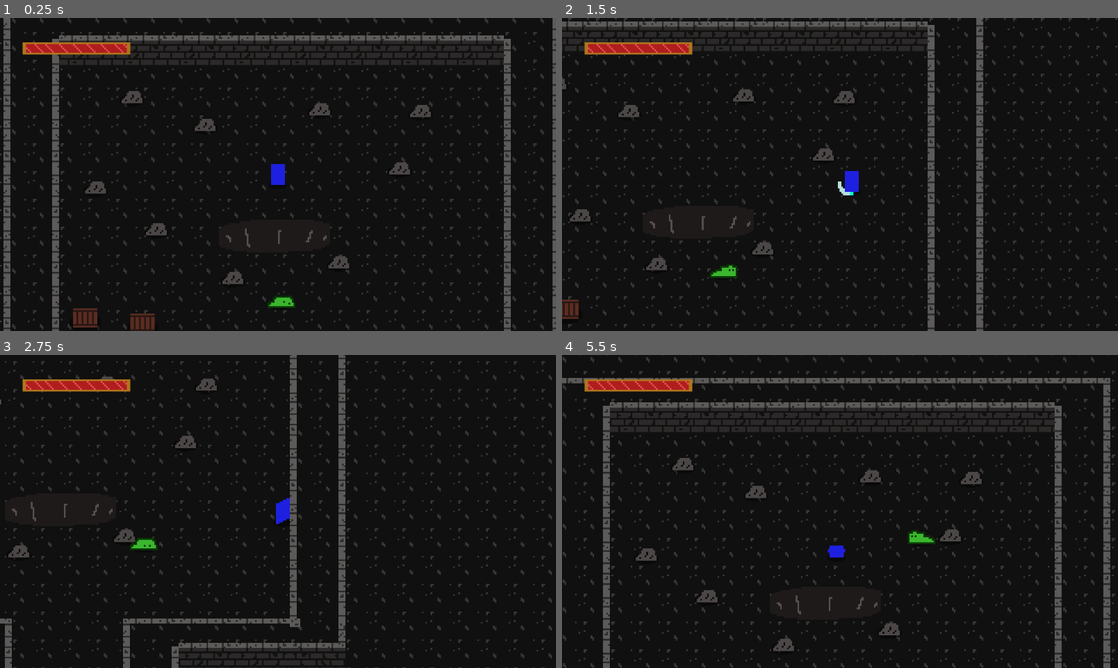
Above: before the commit, frames 1-4 (two rows, left to right).
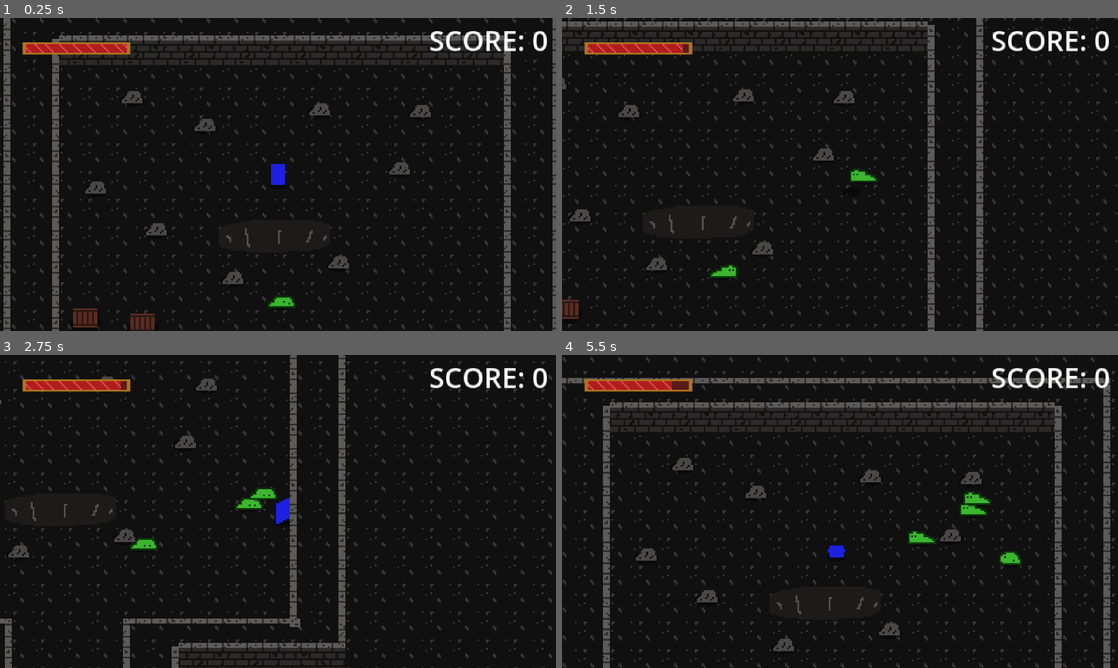
Above: after the commit, the same moments.

Repository: mlzeimer-snowball/Dungeon-Delver
Game: Godot game, scene res://world.tscn
Two runs of this game, one before a commit and one after it. Both use one fixed random seed, a clock stepped at 60 frames per second and the inputs below.
Inputs:
- Up to frame 1 (0.25 s): no input
- Up to frame 2 (1.5 s): hold D (move_right) 0.53-1.28 s; tap Space (roll) at 0.6 s; hold S (move_down) from 1.28 s (still down); tap Shift (attack) at 1.35 s
- Up to frame 3 (2.75 s): tap Space (roll) at 1.55, 2.1 s; release S (move_down) at 2.03 s; hold D (move_right) from 2.03 s (still down)
- Up to frame 4 (5.5 s): release D (move_right) at 2.78 s; hold W (move_up) 2.78-3.53 s; tap Space (roll) at 2.85, 3.8, 4.35, 5.1 s; hold A (move_left) 3.53-5.03 s; tap Shift (attack) at 3.6 s; hold S (move_down) from 5.03 s (still down)

The runs differ from the first frame. In frame 1, 0.6% of the frame differs, in the area x 77-99%, y 4-11%; in frame 2, 1.0%; in frame 3, 1.0%; in frame 4, 1.2%, in the area x 19-99%, y 4-68%.

Commit message:
Adding Score, Player Respawn, Monster Spawner

Diff:
--- /dev/null
+++ b/enemies/enemy_spawner.gd
@@ -0,0 +1,9 @@
+extends Node2D
+
+@export var enemy_prefab: PackedScene
+@onready var timer: Timer = $Timer
+
+func _on_timer_timeout() -> void:
+	var enemy = enemy_prefab.instantiate()
+	add_child(enemy)
+	timer.wait_time = randf_range(1,5)
--- /dev/null
+++ b/enemies/enemy_spawner.tscn
@@ -0,0 +1,11 @@
+[gd_scene format=3 uid="uid://y8i66d1steai"]
+
+[ext_resource type="Script" uid="uid://bks8564uy8nci" path="res://enemies/enemy_spawner.gd" id="1_mjbfh"]
+
+[node name="enemy_spawner" type="Node2D" unique_id=780593553]
+script = ExtResource("1_mjbfh")
+
+[node name="Timer" type="Timer" parent="." unique_id=1288910897]
+autostart = true
+
+[connection signal="timeout" from="Timer" to="." method="_on_timer_timeout"]
--- a/enemies/slime_enemy.gd
+++ b/enemies/slime_enemy.gd
@@ -5,6 +5,7 @@
 
 const SPEED = 30
 const FRICTION = 500
+const XP = 1
 
 @export var min_range: = 4
 @export var max_range: = 128
@@ -22,6 +23,8 @@
 @onready var marker_2d: Marker2D = $Marker2D
 
 @export var player: Player
+
+signal enemy_death()
 
 func _ready() -> void:
 	stats = stats.duplicate()
@@ -50,6 +53,7 @@
 	var death_effect = DEATH_EFFECT.instantiate()
 	get_tree().current_scene.add_child(death_effect)
 	death_effect.global_position = center.global_position
+	enemy_death.emit()
 	queue_free()
 
 func take_hit(other_hitbox: Hitbox) -> void:
--- a/enemies/slime_enemy.tscn
+++ b/enemies/slime_enemy.tscn
@@ -161,7 +161,7 @@
 [sub_resource type="RectangleShape2D" id="RectangleShape2D_2l27d"]
 size = Vector2(13, 8)
 
-[node name="SlimeEnemy" type="CharacterBody2D" unique_id=1700317196]
+[node name="SlimeEnemy" type="CharacterBody2D" unique_id=1700317196 groups=["enemy"]]
 collision_layer = 4
 collision_mask = 5
 motion_mode = 1
--- a/player/player.gd
+++ b/player/player.gd
@@ -16,6 +16,7 @@
 @onready var hurt_audio_stream_player: AudioStreamPlayer2D = $HurtAudioStreamPlayer
 
 signal health_changed(new_health)
+signal respawned()
 
 func _ready() -> void:
 	hurtbox.hurt.connect(take_hit.call_deferred)
@@ -32,9 +33,10 @@
 			roll_state(delta)
 
 func die() -> void:
-	hide()
-	remove_from_group("player")
-	process_mode = Node.PROCESS_MODE_DISABLED
+	#hide()
+	#remove_from_group("player")
+	#process_mode = Node.PROCESS_MODE_DISABLED
+	respawned.emit()
 
 func move_state(delta: float) -> void:
 	input_vector = Input.get_vector("move_left","move_right","move_up","move_down")
--- a/project.godot
+++ b/project.godot
@@ -32,6 +32,7 @@
 
 player=""
 navigation_polygon_source_geometry_group=""
+enemy=""
 
 [input]
 
--- /dev/null
+++ b/score.gd
@@ -0,0 +1,15 @@
+extends RichTextLabel
+
+var default_text = "SCORE: "
+var score: int
+
+func _ready() -> void:
+	var world = get_tree().get_first_node_in_group("world")
+	world.score_update.connect(_on_score_update.bind(world))
+
+func _process(delta: float) -> void:
+	var text = str(default_text) + str(score)
+	self.text = text
+
+func _on_score_update(world):
+	score = world.score
--- a/stats.gd
+++ b/stats.gd
@@ -1,4 +1,6 @@
 class_name Stats extends Resource
+
+@export var points = 0
 
 @export var health: = 1 :
 	set(value):
--- /dev/null
+++ b/world.gd
@@ -0,0 +1,21 @@
+extends Node2D
+@onready var respawn_marker_2d: Marker2D = $RespawnMarker2D
+
+var score = 0
+signal score_update
+
+func _ready() -> void:
+	var player = get_tree().get_first_node_in_group("player")
+	player.respawned.connect(_on_player_respawned.bind(player))
+	for enemy in get_tree().get_nodes_in_group("enemy"):
+		enemy.enemy_death.connect(_on_enemy_death.bind(enemy))
+
+func _on_player_respawned(player):
+	player.global_position = respawn_marker_2d.global_position
+	player.stats.health = player.stats.max_health
+	score = 0
+	score_update.emit()
+
+func _on_enemy_death(enemy):
+	score += enemy.XP
+	score_update.emit()
--- a/world.tscn
+++ b/world.tscn
@@ -3,8 +3,11 @@
 [ext_resource type="Texture2D" uid="uid://7xawyfeait6x" path="res://world/background.png" id="1_036b0"]
 [ext_resource type="PackedScene" uid="uid://dv4quuvansenl" path="res://player/player.tscn" id="1_f3sb7"]
 [ext_resource type="PackedScene" uid="uid://16vc1mxxd2e7" path="res://ui/healthbar.tscn" id="1_gbfbk"]
+[ext_resource type="Script" uid="uid://coc71ay7bucnh" path="res://world.gd" id="1_wse8f"]
 [ext_resource type="TileSet" uid="uid://b88pbt1uqlpv2" path="res://world/wall_tileset.tres" id="2_036b0"]
+[ext_resource type="Script" uid="uid://cn05sg356xy8x" path="res://score.gd" id="3_k3n1d"]
 [ext_resource type="PackedScene" uid="uid://dctikxd7ki8vv" path="res://world/boulder.tscn" id="3_tlwt5"]
+[ext_resource type="PackedScene" uid="uid://y8i66d1steai" path="res://enemies/enemy_spawner.tscn" id="4_2o6r5"]
 [ext_resource type="PackedScene" uid="uid://bg0uywtw61rgb" path="res://world/pit.tscn" id="4_aqk2v"]
 [ext_resource type="PackedScene" uid="uid://lueexi6aret5" path="res://world/crate.tscn" id="6_pkg7o"]
 [ext_resource type="PackedScene" uid="uid://dibn888a1bccm" path="res://enemies/slime_enemy.tscn" id="7_pkg7o"]
@@ -18,10 +21,27 @@
 source_geometry_mode = 2
 agent_radius = 6.0
 
-[node name="World" type="Node2D" unique_id=1527206373]
+[node name="World" type="Node2D" unique_id=1527206373 groups=["world"]]
 y_sort_enabled = true
+script = ExtResource("1_wse8f")
 
 [node name="UI" type="CanvasLayer" parent="." unique_id=1823622689]
+
+[node name="StaticBody2D" type="StaticBody2D" parent="UI" unique_id=1045447481]
+
+[node name="Score" type="RichTextLabel" parent="UI/StaticBody2D" unique_id=1802234823]
+top_level = true
+anchors_preset = 1
+anchor_left = 1.0
+anchor_right = 1.0
+offset_left = -73.0
+offset_top = 1.0
+offset_right = 19.0
+offset_bottom = 22.0
+grow_horizontal = 0
+scroll_active = false
+autowrap_mode = 0
+script = ExtResource("3_k3n1d")
 
 [node name="healthbar" parent="UI" unique_id=1785150700 instance=ExtResource("1_gbfbk")]
 z_index = 2
@@ -47,6 +67,10 @@
 tile_map_data = PackedByteArray("AAADAAYAAAAOAAAAAAAEAAYAAAAmAAAAAAAKAAUAAAAhAAAAAAAKAAQAAAAhAAAAAAAKAAMAAAAhAAAAAAAKAA …(656 unchanged characters)…
 tile_set = ExtResource("2_036b0")
 y_sort_origin = 16
+
+[node name="enemy_spawner" parent="." unique_id=780593553 instance=ExtResource("4_2o6r5")]
+position = Vector2(297, 107)
+enemy_prefab = ExtResource("7_pkg7o")
 
 [node name="NavigationRegion2D" type="NavigationRegion2D" parent="." unique_id=181977771]
 navigation_polygon = SubResource("NavigationPolygon_wse8f")
@@ -132,3 +156,6 @@
 bus = &"Music"
 
 [node name="pauser" parent="." unique_id=98424627 instance=ExtResource("10_wse8f")]
+
+[node name="RespawnMarker2D" type="Marker2D" parent="." unique_id=113405130]
+position = Vector2(190, 94)
Not shown, added: enemies/enemy_spawner.gd.uid
Not shown, added: score.gd.uid
Not shown, added: world.gd.uid
